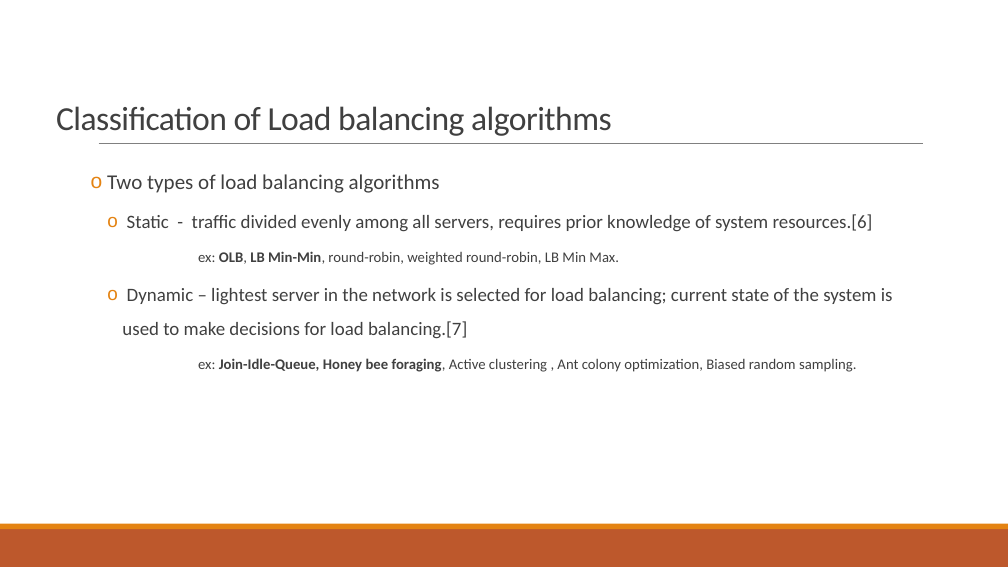
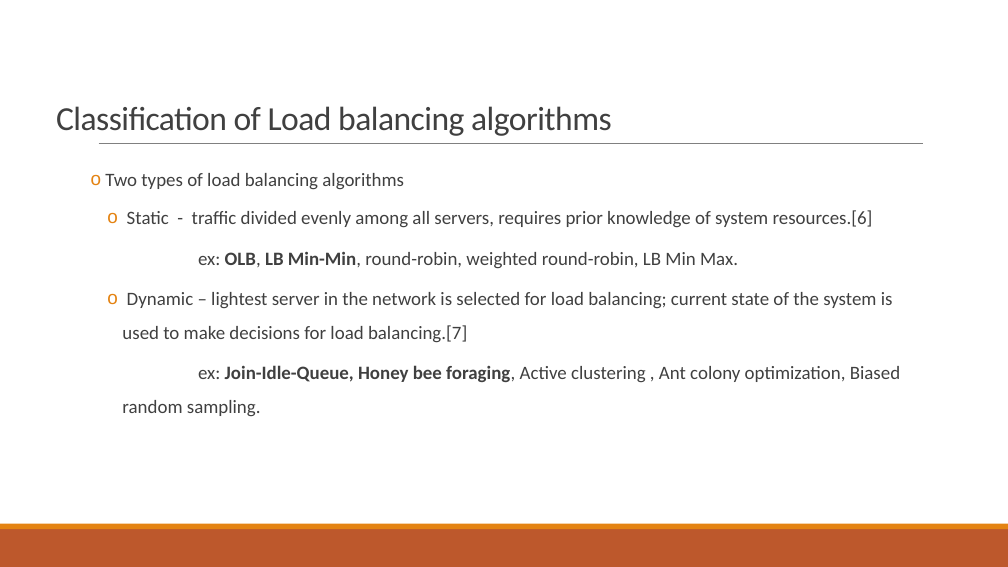
Before and after one commit to piyushbajaj0704/Cloud_Computing, a slide deck: slide 5 of Load Balancing Algorithms in Cloud Computing final presentation Last.pptx. Drawn at 1008x567 pixels with LibreOffice and Linux fonts; fonts in the diff are those of the drawing. Boxes give left, top, right and bottom in pixels: in the first picture for what was removed or moved away, otherwise in the second. Text is boxed around its words. In the diff, an @@ line names an element or a change of style, - is before the commit and + after.

```diff
--- a/Load Balancing Algorithms in Cloud Computing final presentation Last.pptx
+++ b/Load Balancing Algorithms in Cloud Computing final presentation Last.pptx
@@ text at (105,173,900,416): size 20 to 18 pt in "Two types of load balancing algorithms"; size 14 to 18 pt in "ex: OLB, LB Min-Min, round-robin, weighted round-robin, ...", "ex: Join-Idle-Queue, Honey bee foraging, Active clustering ..." @@
```
Also in this commit, not shown: 11 other slides changed, 1 other file.
